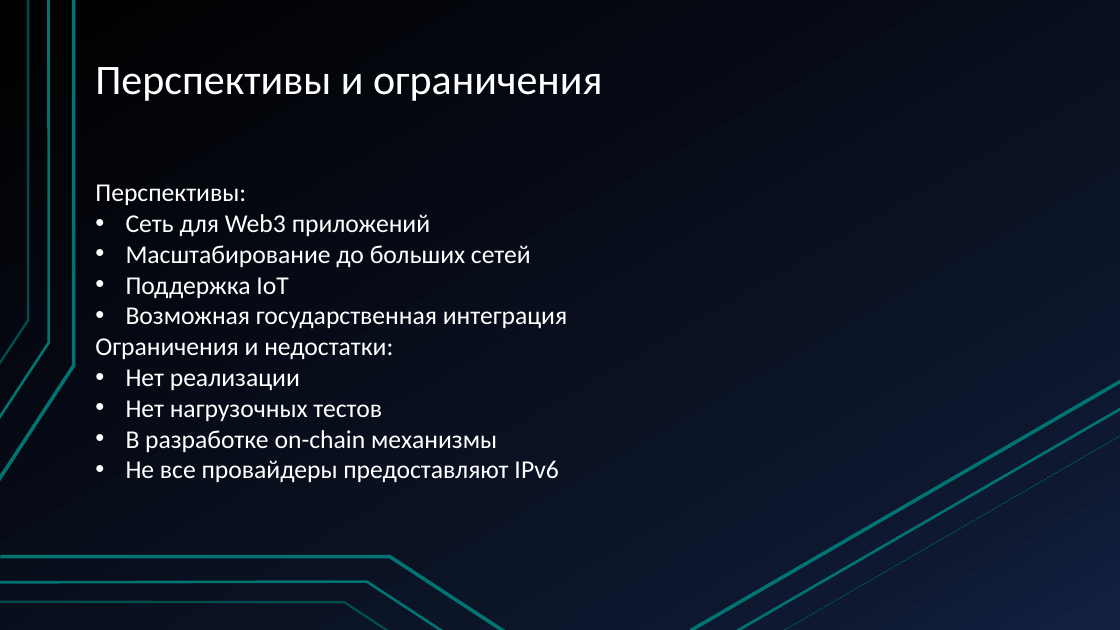
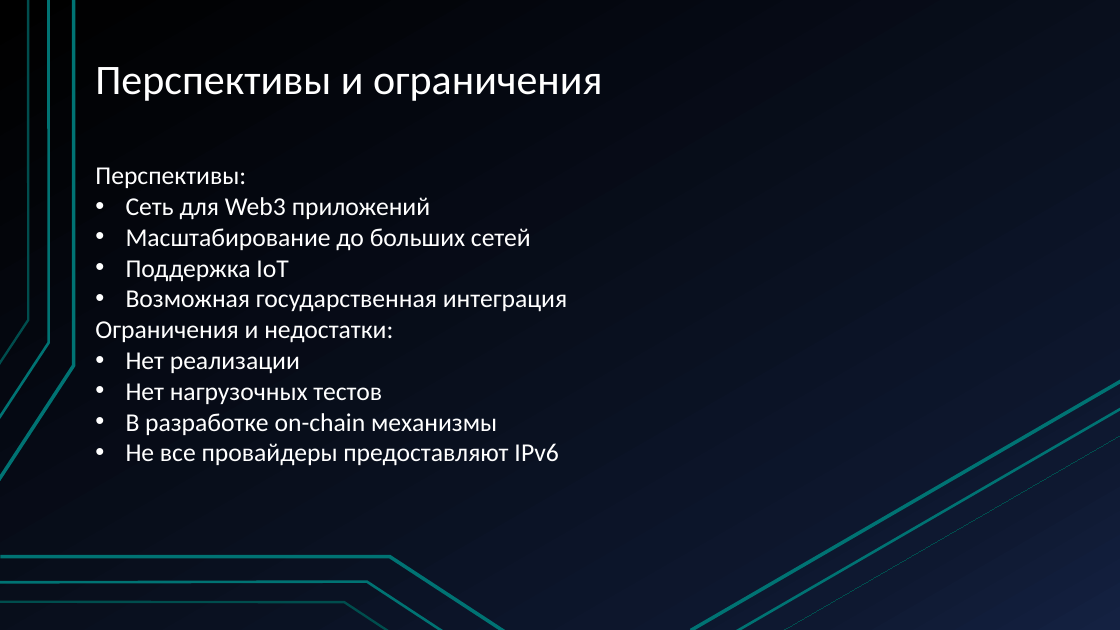
Before and after one commit to Terexi110/Web3-Network, a slide deck: slide 7 of Создание_децентралезованной_сети.pptx. Drawn at 1120x630 pixels with LibreOffice and Linux fonts; fonts in the diff are those of the drawing. Boxes give left, top, right and bottom in pixels: in the first picture for what was removed or moved away, otherwise in the second. Text is boxed around its words. In the diff, an @@ line names an element or a change of style, - is before the commit and + after.

```diff
--- a/Создание_децентралезованной_сети.pptx
+++ b/Создание_децентралезованной_сети.pptx
@@ subtitle "Перспективы:": place and size @@
-subtitle "Перспективы:" at [95, 184, 567, 483]
+subtitle "Перспективы:" at [95, 167, 567, 466]
```
Also in this commit, not shown: 2 other slides changed, 4 other files.
